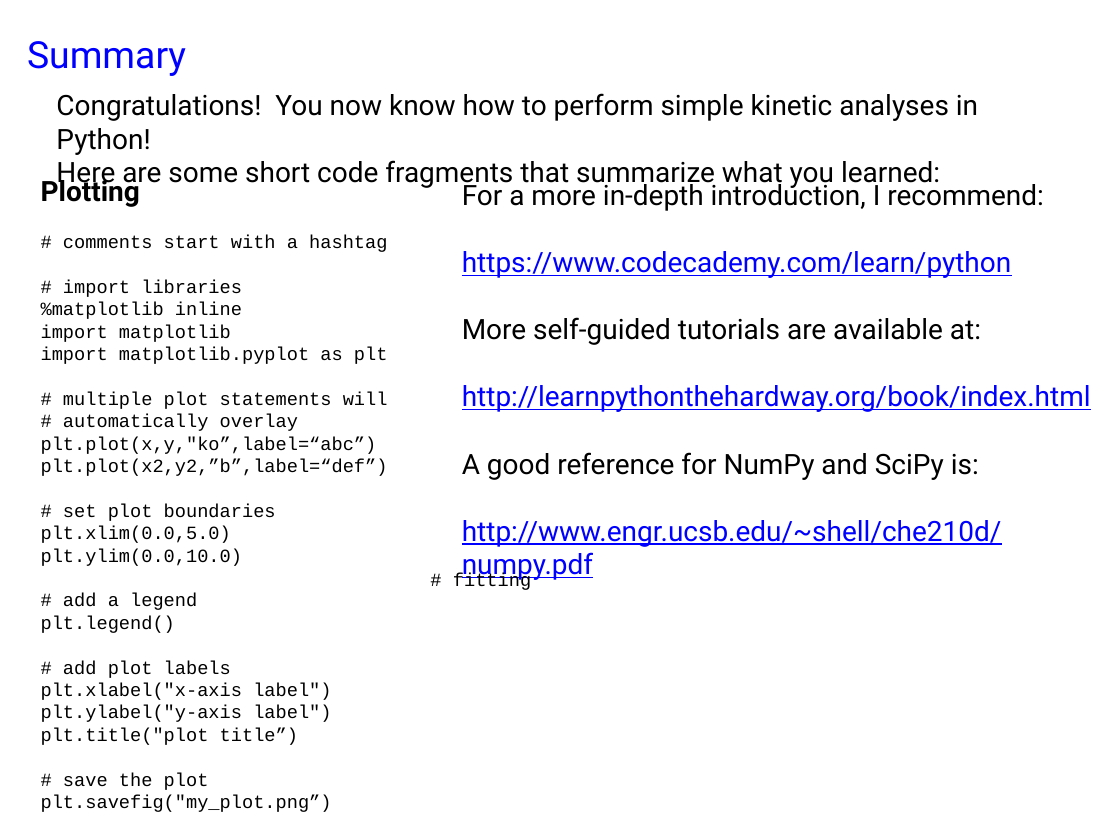
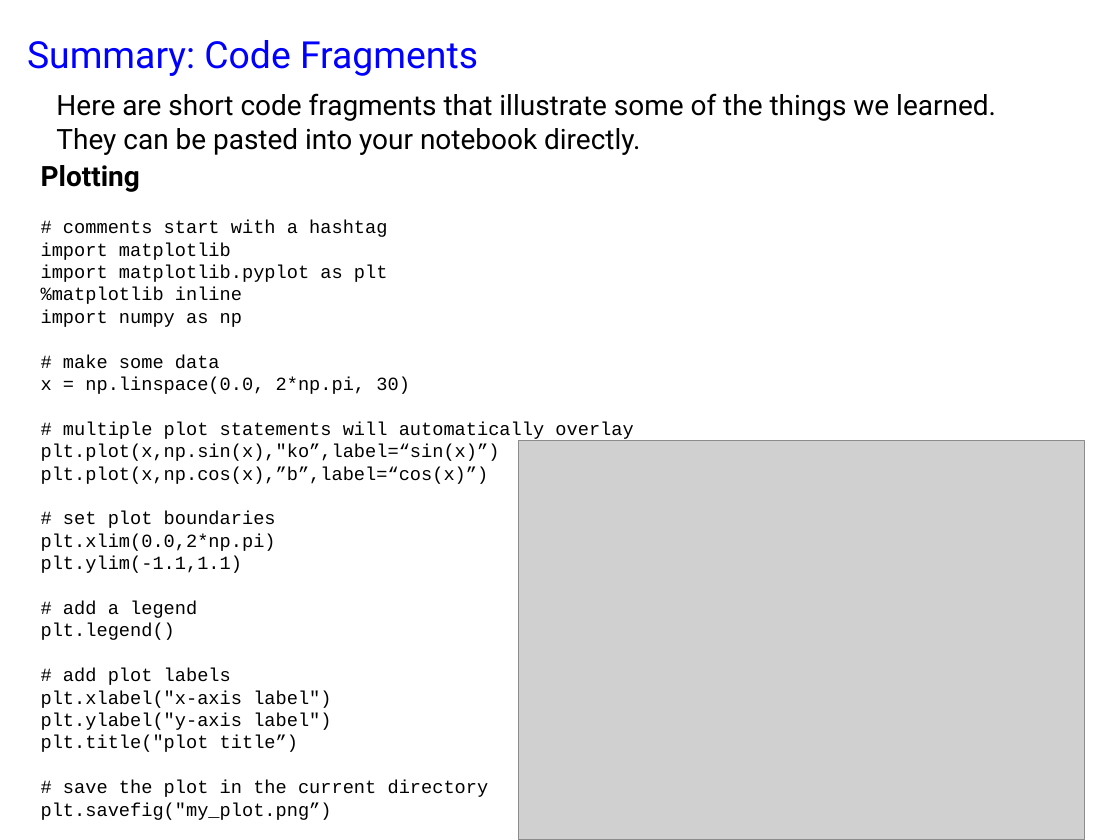
Before and after one commit to Lyle-zhang/practical_kinetics, a slide deck: slide 52 of exercise 1/Exercise 1.pptx (slide 45 before the commit). Drawn at 1120x840 pixels with LibreOffice and Linux fonts; fonts in the diff are those of the drawing; grey boxes stand for pictures. Boxes give left, top, right and bottom in pixels: in the first picture for what was removed or moved away, otherwise in the second. Text is boxed around its words. In the diff, an @@ line names an element or a change of style, - is before the commit and + after.

```diff
--- a/exercise 1/Exercise 1.pptx
+++ b/exercise 1/Exercise 1.pptx
@@ text at (x1=27, y1=40, x2=478, y2=76): text changed @@
-Summary
+Summary: Code Fragments
@@ text at (x1=56, y1=93, x2=996, y2=155): text changed @@
-Congratulations! You now know how to perform simple kinetic analyses in Python!
-Here are some short code fragments that summarize what you learned:
+Here are short code fragments that illustrate some of the things we learned.
+They can be pasted into your notebook directly.
@@ text "Plotting" moved from (x1=41, y1=175, x2=388, y2=812) to (x1=41, y1=165, x2=633, y2=820) @@
@@ text removed at (x1=462, y1=179, x2=1091, y2=547) @@
-For a more in-depth introduction, I recommend:
-https://www.codecademy.com/learn/python
-More self-guided tutorials are available at:
-http://learnpythonthehardway.org/book/index.html
-A good reference for NumPy and SciPy is:
-http://www.engr.ucsb.edu/~shell/che210d/numpy.pdf
@@ text at (x1=41, y1=280, x2=242, y2=319): paragraphs removed @@
-# import libraries
-%matplotlib inline
@@ text at (x1=41, y1=287, x2=633, y2=484): text changed @@
-# multiple plot statements will
-# automatically overlay
-plt.plot(x,y,"ko”,label=“abc”)
-plt.plot(x2,y2,”b”,label=“def”)
+%matplotlib inline
+import numpy as np
+# make some data
+x = np.linspace(0.0, 2*np.pi, 30)
+# multiple plot statements will automatically overlay
+plt.plot(x,np.sin(x),"ko”,label=“sin(x)”)
+plt.plot(x,np.cos(x),”b”,label=“cos(x)”)
@@ picture added at (x1=519, y1=440, x2=1084, y2=840) @@
@@ text at (x1=41, y1=534, x2=276, y2=573): text changed @@
-plt.xlim(0.0,5.0)
-plt.ylim(0.0,10.0)
+plt.xlim(0.0,2*np.pi)
+plt.ylim(-1.1,1.1)
@@ text removed at (x1=453, y1=573, x2=531, y2=590) @@
-# fitting
@@ text at (x1=63, y1=780, x2=489, y2=797): text changed @@
-# save the plot
+# save the plot in the current directory
```
Also in this commit, not shown: 43 other slides changed, 10 slides added, 2 slides removed, 7 other files.
